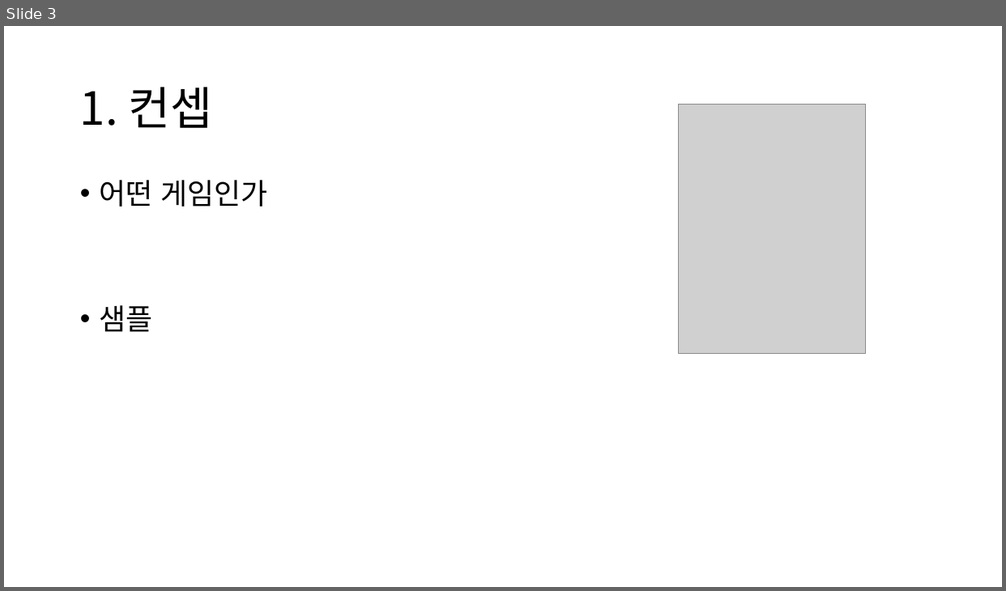
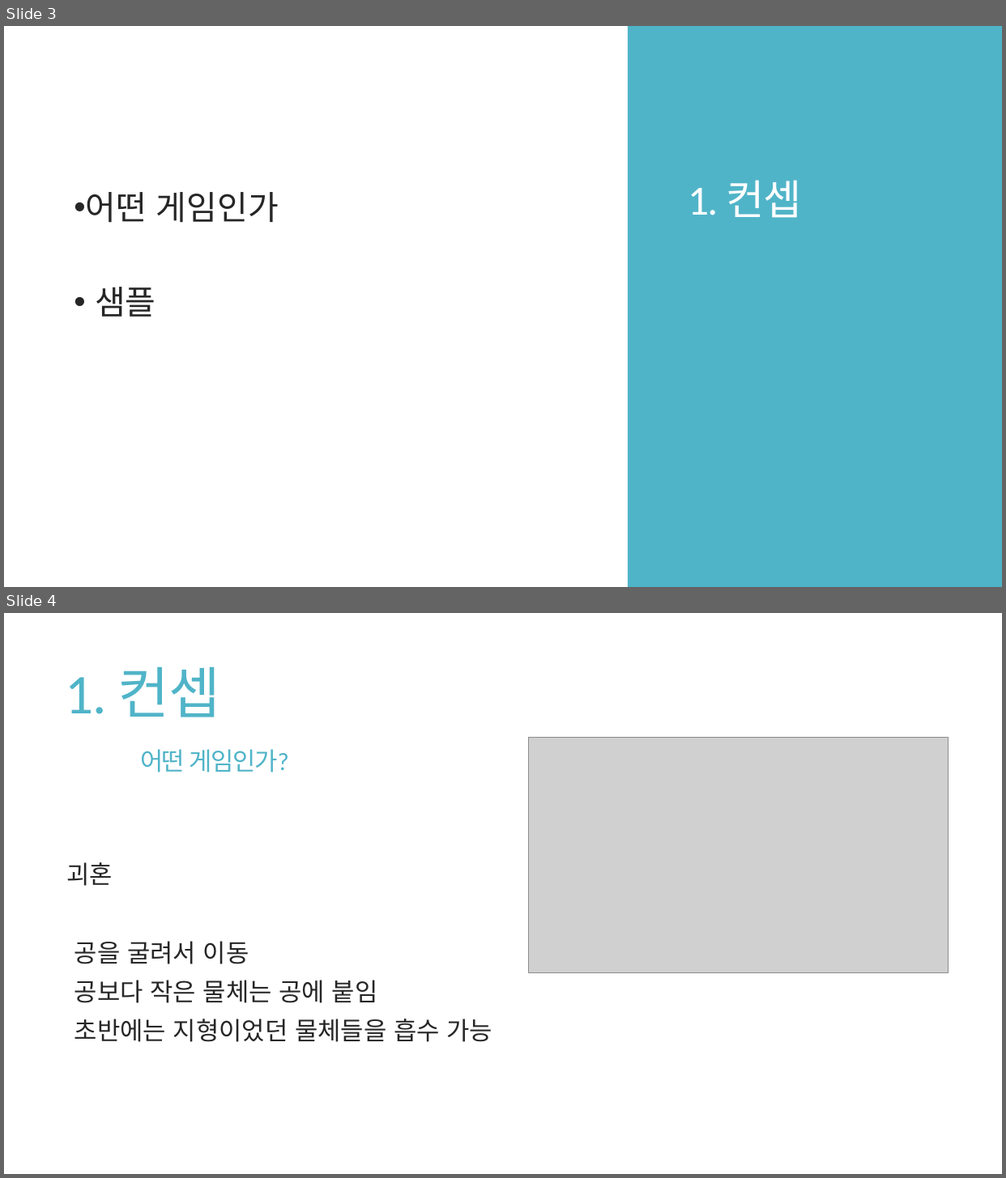
Before and after one commit to Niiok/inha_2021, a slide deck: RollBall/roll_ball.pptx. Shown one above the other, each under a label of ours: slide 3 before the commit, slides 3 and 4 after it. The pictures are 1006x591 and 1006x1178 pixels, drawn with LibreOffice and Linux fonts; fonts in the diff are those of the drawing; grey boxes stand for pictures. Boxes give left, top, right and bottom in pixels: in the first picture for what was removed or moved away, otherwise in the second. Text is boxed around its words. In the diff, an @@ line names an element or a change of style, - is before the commit and + after.

```diff
--- a/RollBall/roll_ball.pptx
+++ b/RollBall/roll_ball.pptx
@@ slide 4 added at (x1=4, y1=613, x2=1002, y2=1174), background #FFFFFF @@
@@ title added at (x1=66, y1=666, x2=289, y2=773), 24 pt, text #50B4C8 @@
+1. 컨셉
+어떤 게임인가?
@@ picture added at (x1=529, y1=737, x2=948, y2=973) @@
@@ text added at (x1=67, y1=862, x2=493, y2=1042), 24 pt, text #262626 @@
+괴혼
+  공을 굴려서 이동
+  공보다 작은 물체는 공에 붙임
+  초반에는 지형이었던 물체들을 흡수 가능
@@ slide 3 changed as well @@
@@ rectangle added at (x1=628, y1=26, x2=1002, y2=587), fill #50B4C8 @@
@@ title "1. 컨셉" moved from (x1=80, y1=87, x2=213, y2=128) to (x1=688, y1=180, x2=802, y2=218) @@
@@ title "1. 컨셉" at (x1=688, y1=180, x2=802, y2=218): size 44 to 40 pt, font Noto Sans CJK KR to Calibri, text colour #000000 to #FFFFFF, letter spacing 0 to -1.2 pt; line spacing 0.9 to 0.85; vertical alignment middle to bottom @@
@@ text "어떤 게임인가" moved from (x1=99, y1=180, x2=267, y2=332) to (x1=86, y1=192, x2=279, y2=317) @@
@@ text "어떤 게임인가" at (x1=86, y1=192, x2=279, y2=317): size 28 to 32 pt, font Noto Sans CJK KR to Calibri, text colour #000000 to #262626; indent changed; line spacing 0.9 to 0.85; more space between paragraphs @@
@@ picture removed at (x1=679, y1=104, x2=866, y2=353) @@
```
Also in this commit, not shown: 5 other slides changed, 9 other slides added, 1 slide removed.
